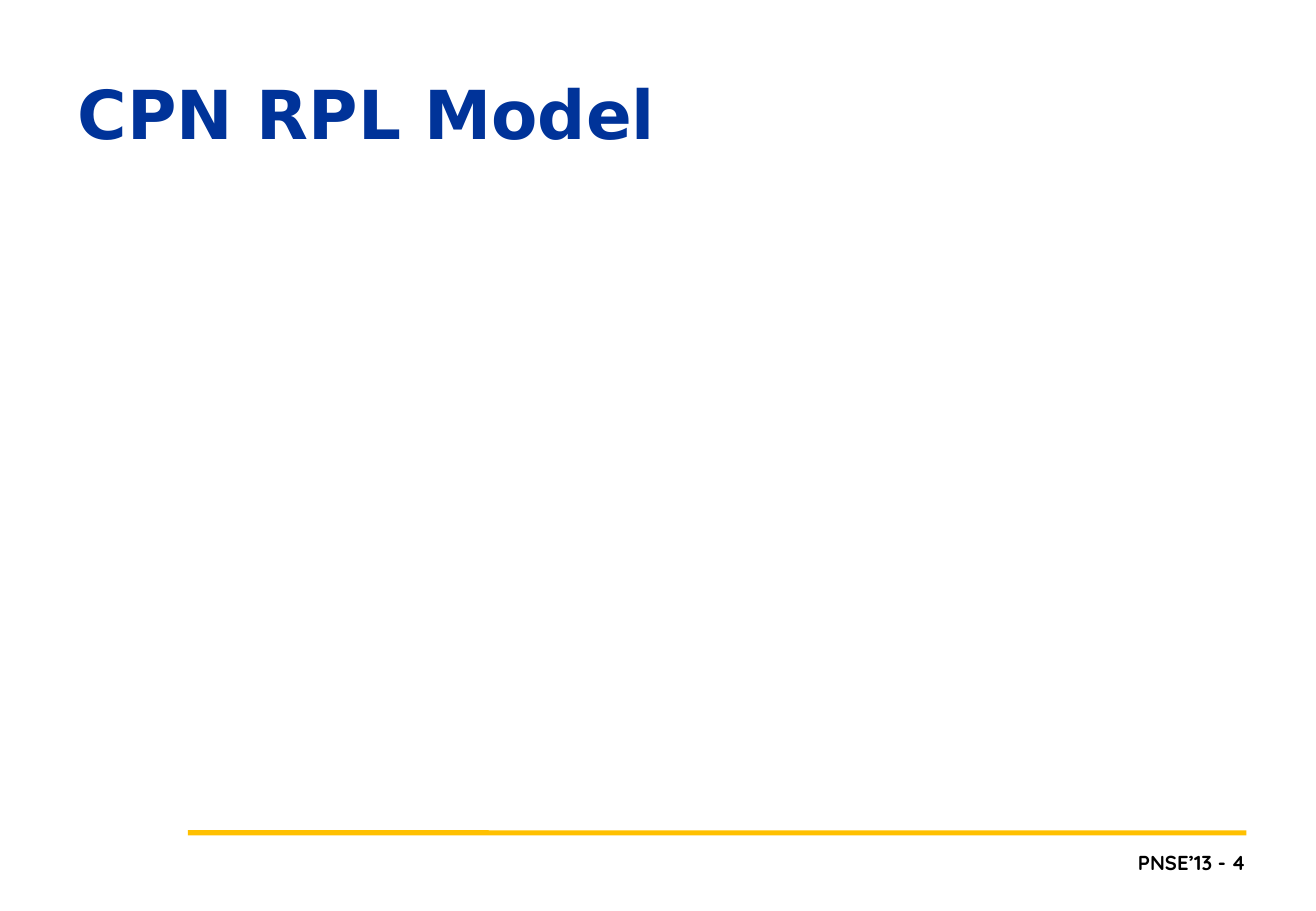
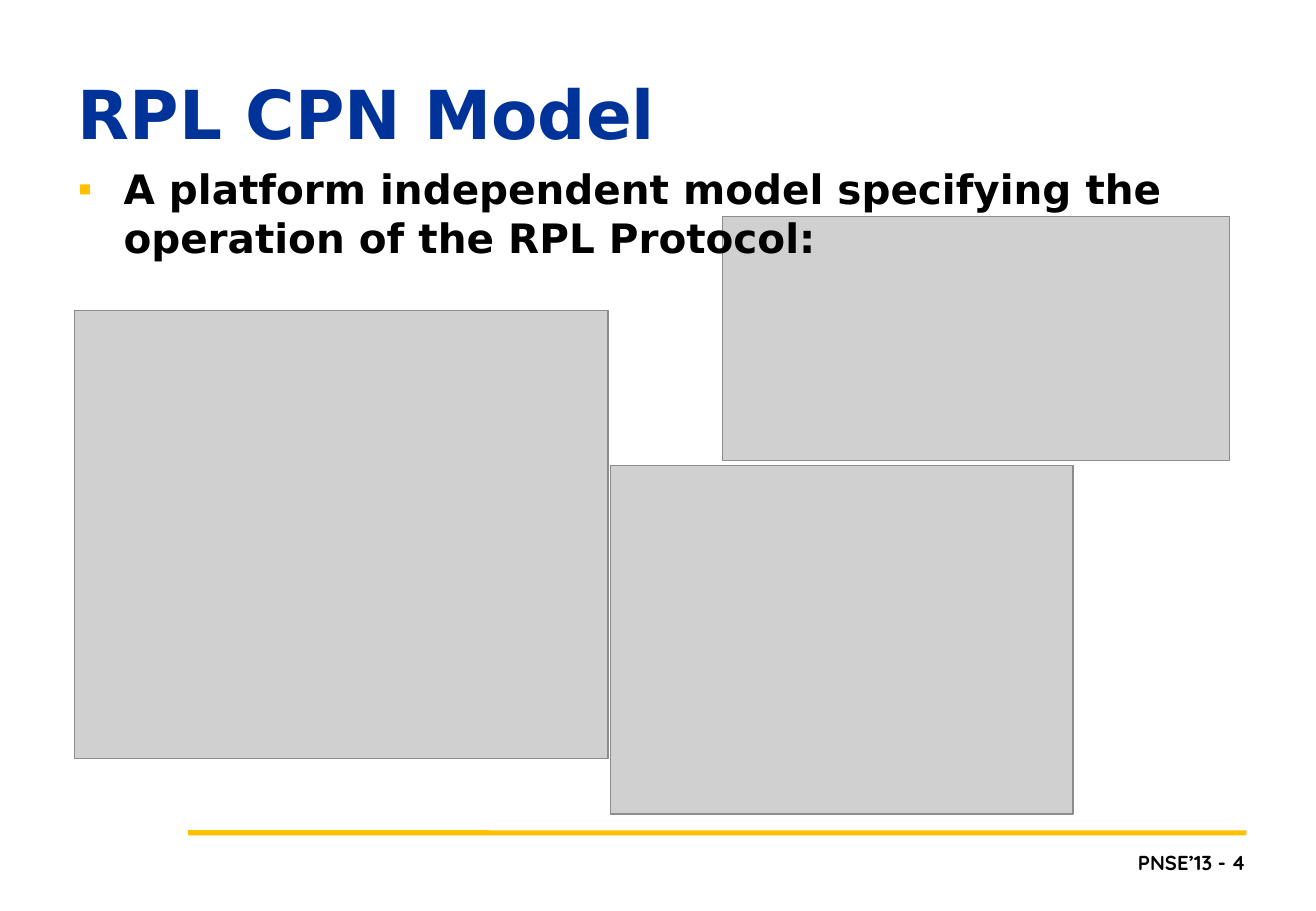
Before and after one commit to lmkr/pnse13roll, a slide deck: slide 4 of LMKPNSE2013.pptx. Drawn at 1316x911 pixels with LibreOffice and Linux fonts; fonts in the diff are those of the drawing; grey boxes stand for pictures; background and template pictures are left out. Boxes give left, top, right and bottom in pixels: in the first picture for what was removed or moved away, otherwise in the second. Text is boxed around its words. In the diff, an @@ line names an element or a change of style, - is before the commit and + after.

```diff
--- a/LMKPNSE2013.pptx
+++ b/LMKPNSE2013.pptx
@@ title at [78,87,654,140]: text changed @@
-CPN RPL Model
+RPL CPN Model
@@ text added at [124,173,1162,262], 24 pt, text #000000, bold @@
+▪ A platform independent model specifying the operation of the RPL Protocol:
@@ picture added at [723,216,1230,461] @@
@@ picture added at [74,311,608,759] @@
@@ picture added at [610,465,1073,814] @@
```
Also in this commit, not shown: 5 other slides changed, 2 slides added, 2 slides removed, 1 other file.
